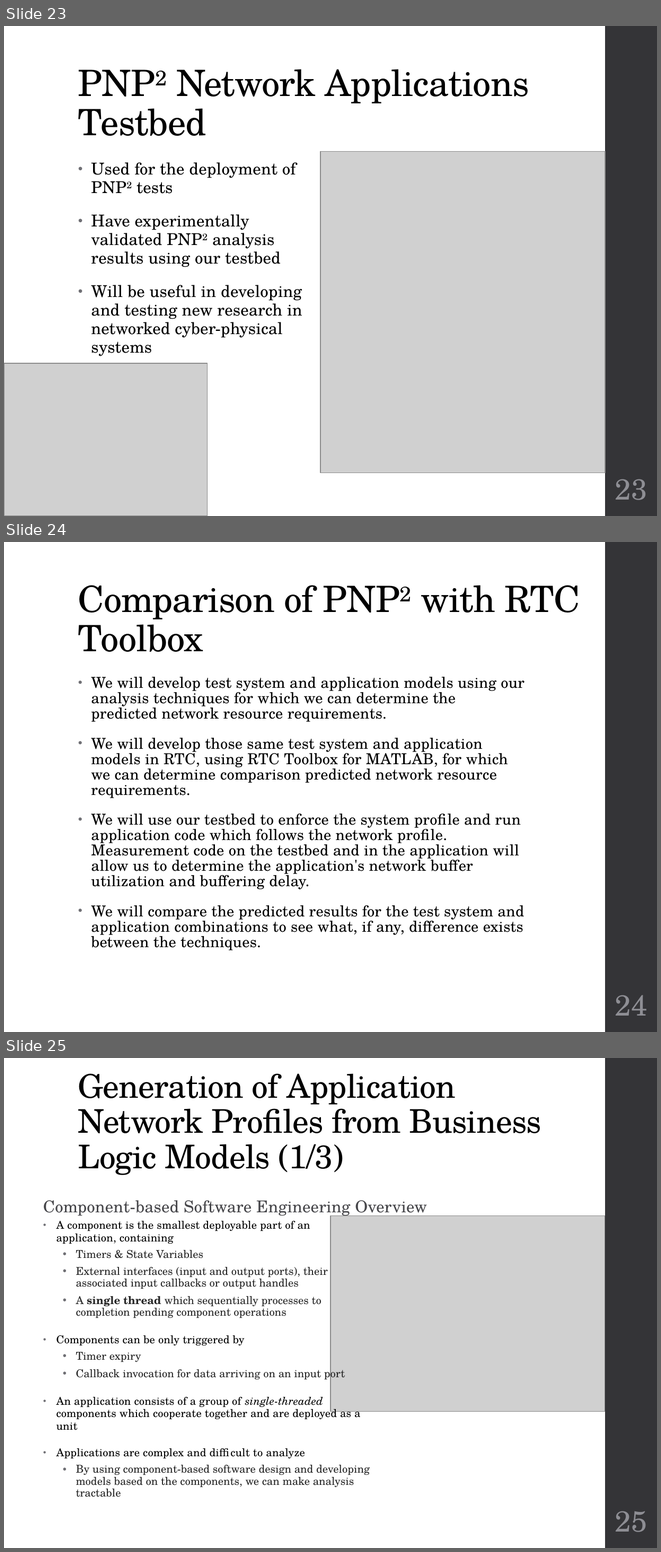
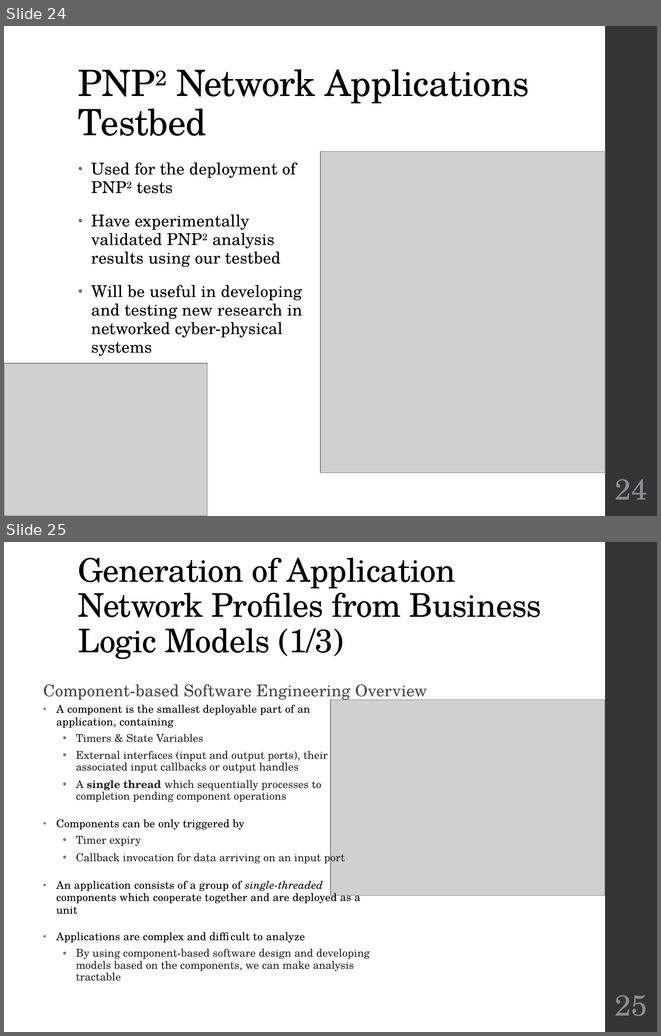
Before and after one commit to finger563/cbsat, a slide deck: thesis/Defense.pptx. Shown one above the other, each under a label of ours: slides 23, 24 and 25 before the commit, slides 24 and 25 after it. The pictures are 661x1552 and 661x1036 pixels, drawn with LibreOffice and Linux fonts; fonts in the diff are those of the drawing; grey boxes stand for pictures. Boxes give left, top, right and bottom in pixels: in the first picture for what was removed or moved away, otherwise in the second. Text is boxed around its words. In the diff, an @@ line names an element or a change of style, - is before the commit and + after.

```diff
--- a/thesis/Defense.pptx
+++ b/thesis/Defense.pptx
@@ slide 24 removed at [4, 542, 657, 1032], background #FFFFFF; not listed: 1 template element that a slide beside it also shows @@
@@ title removed at [78, 585, 580, 652] @@
-Comparison of PNP2 with RTC Toolbox
@@ text removed at [91, 677, 524, 950] @@
-• We will develop test system and application models using our analysis techniques for which we can determine the predicted network resource requirements.
-• We will develop those same test system and application models in RTC, using RTC Toolbox for MATLAB, for which we can determine comparison predicted network resource requirements.
-• We will use our testbed to enforce the system profile and run application code which follows the network profile. Measurement code on the testbed and in the application will allow us to determine the application's network buffer utilization and buffering delay.
-• We will compare the predicted results for the test system and application combinations to see what, if any, difference exists between the techniques.
@@ page number removed at [615, 995, 647, 1015] @@
-24
@@ what was slide 23 is now slide 24 @@
@@ page number at [615, 479, 647, 499]: text changed @@
-23
+24
```
Also in this commit, not shown: 1 slide changed, 1 slide added.
